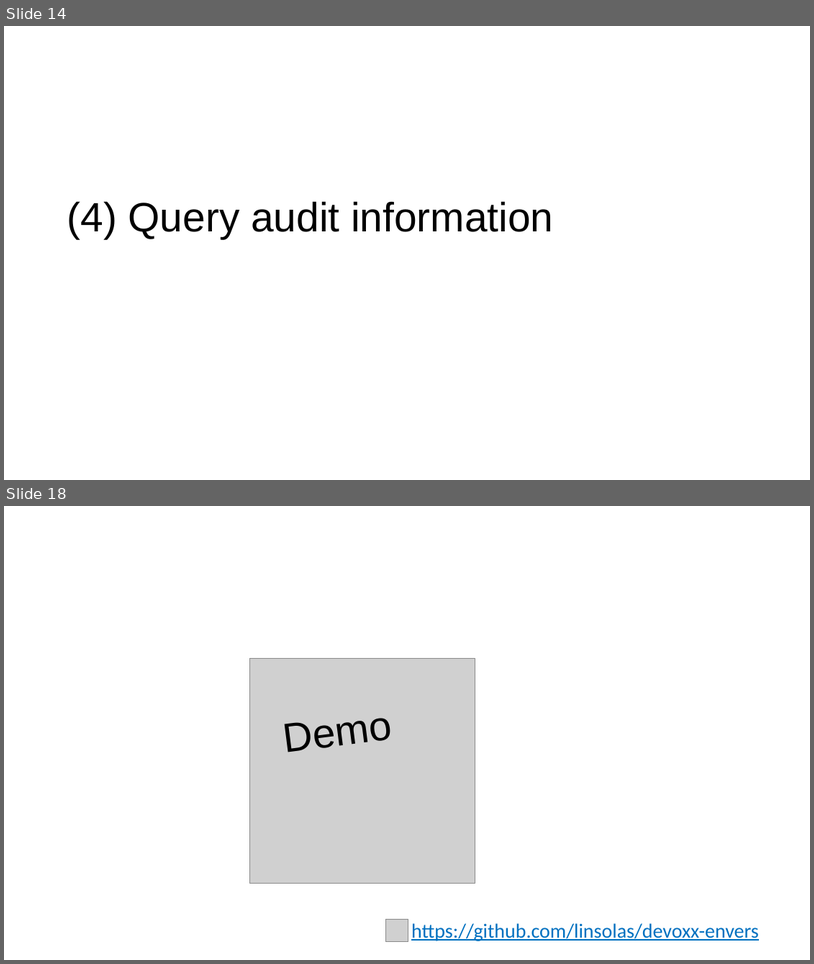
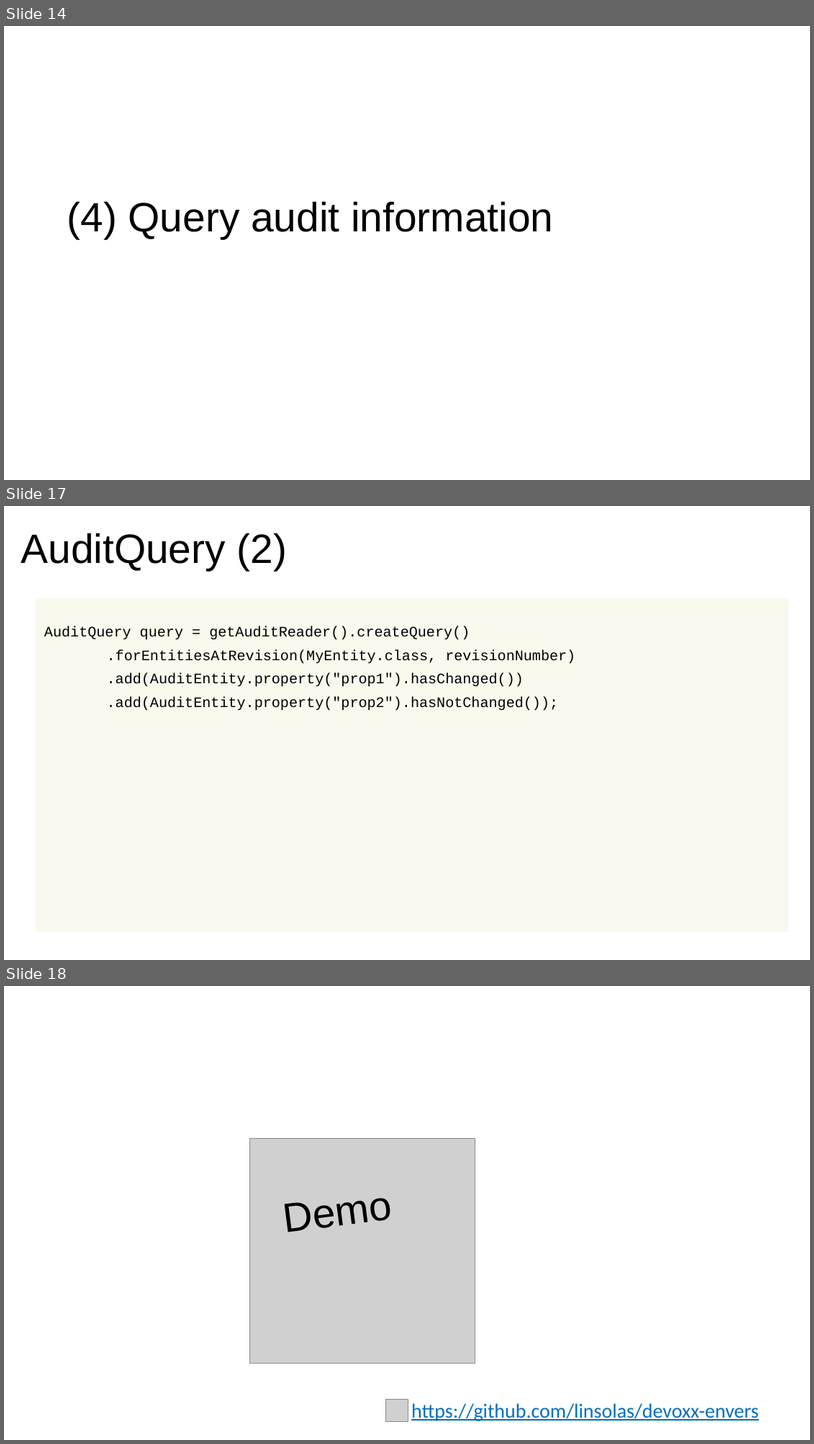
Before and after one commit to linsolas/devoxx-envers, a slide deck: Devoxx 2012 - Hibernate Envers.pptx. Shown one above the other, each under a label of ours: slides 14 and 18 before the commit, slides 14, 17 and 18 after it; the slides between them are not shown. The pictures are 814x964 and 814x1444 pixels, drawn with LibreOffice and Linux fonts; fonts in the diff are those of the drawing; grey boxes stand for pictures; background and template pictures are left out. Boxes give left, top, right and bottom in pixels: in the first picture for what was removed or moved away, otherwise in the second. Text is boxed around its words. In the diff, an @@ line names an element or a change of style, - is before the commit and + after.

```diff
--- a/Devoxx 2012 - Hibernate Envers.pptx
+++ b/Devoxx 2012 - Hibernate Envers.pptx
@@ slide 17 added at <box>4,506,810,960</box>, background #FFFFFF; not listed: 1 template element that a slide beside it also shows @@
@@ title added at <box>21,533,287,570</box>, 65 pt, text #000000 @@
+AuditQuery (2)
@@ rectangle added at <box>35,598,789,931</box>, fill #F5F7DC at 50% opacity @@
@@ text added at <box>44,626,576,710</box>, 23 pt, text #000000 @@
+AuditQuery query = getAuditReader().createQuery()
+.forEntitiesAtRevision(MyEntity.class, revisionNumber)
+.add(AuditEntity.property("prop1").hasChanged())
+.add(AuditEntity.property("prop2").hasNotChanged());
```
Also in this commit, not shown: 6 slides changed, 1 slide removed.
